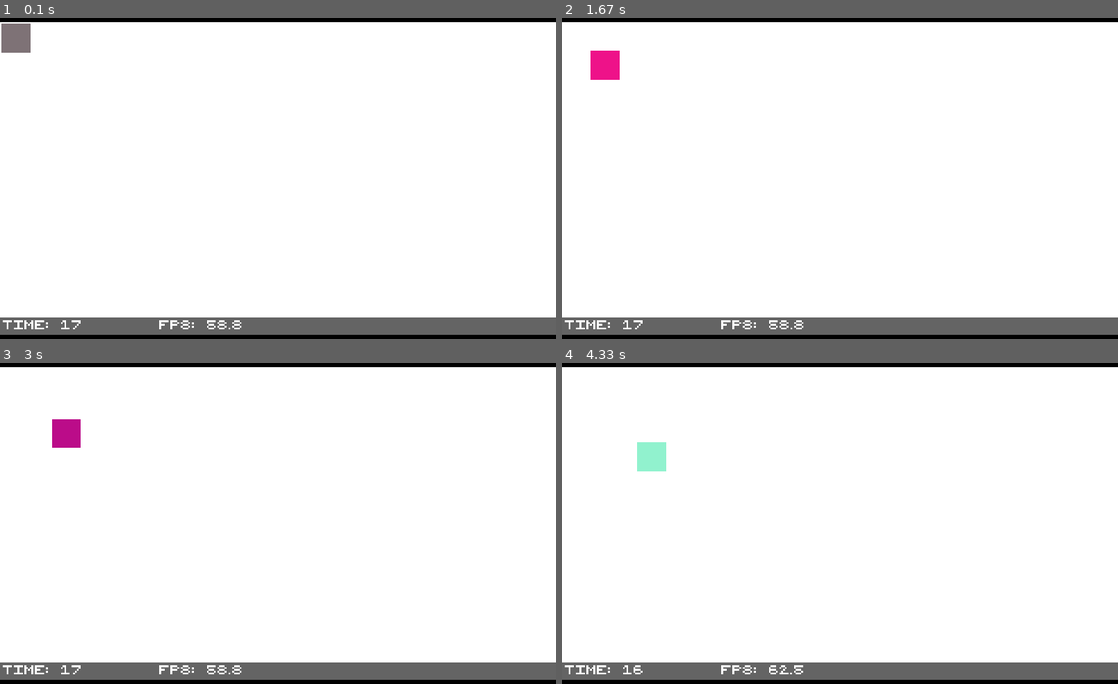
Above: before the commit, frames 1-4 (two rows, left to right).
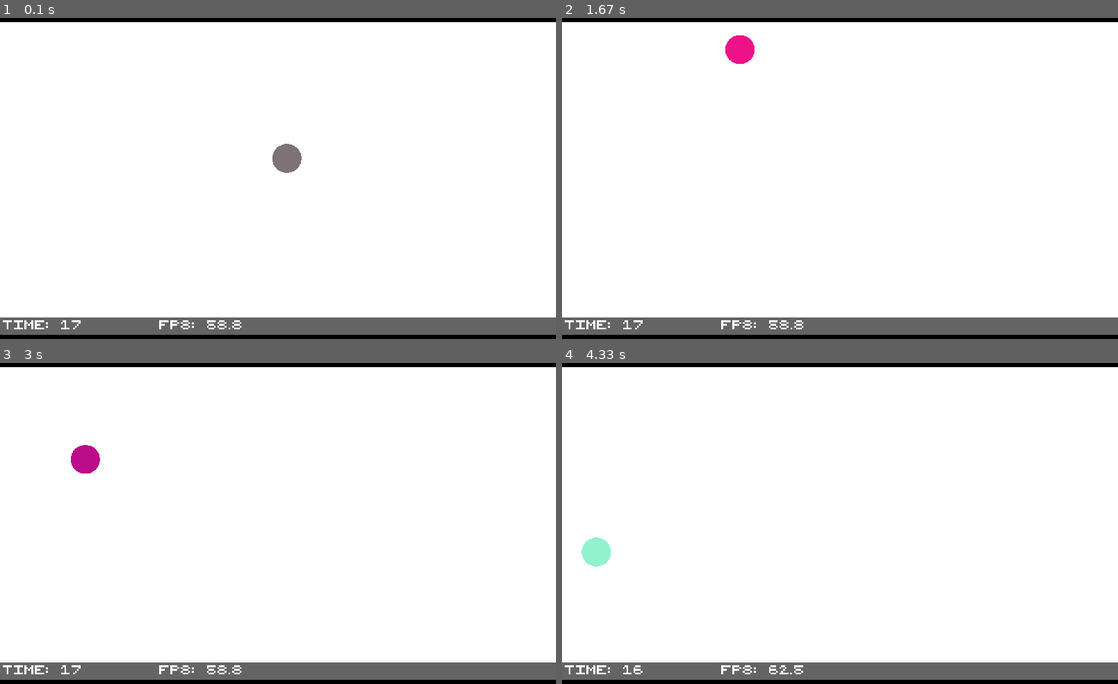
Above: after the commit, the same moments.

Repository: 648trindade/pygame-engine-gamejam
Game: pygame game, started from src/main.py
Two runs of this game, one before a commit and one after it. Both use one fixed random seed, a clock stepped at 60 frames per second and the inputs below.
Inputs:
- Up to frame 1 (0.1 s): no input
- Up to frame 2 (1.67 s): no input
- Up to frame 3 (3 s): no input
- Up to frame 4 (4.33 s): no input

The runs differ from the first frame. In frame 1, 0.8% of the frame differs, in the area x 0-55%, y 1-49%; in frame 2, 0.9%, in the area x 5-35%, y 5-20%; in frame 3, 0.8%; in frame 4, 0.8%.

Commit message:
collision system

Diff:
--- a/src/MyCube.py
+++ b/src/MyCube.py
@@ -2,36 +2,61 @@
 from random import randrange
 from engine.GameObject import GameObject
 from engine.Point import Point
+
+#GRAVITY = 100
+#INITIAL_VEL = -200
 
 class MyCube(GameObject):
 
     def __init__(self, game_data):
         GameObject.__init__(self, None)
 
-        self.dest = Rect(0,0,100,100)
-        self.vel  = Point(1,1)
-        self._layer = 1
-
         self.system = game_data['system']
         self.screen_size = game_data['screen_size']
         self.color = Color(127, 127, 127)
 
+        self.dest = Rect(self.system.camera.centerx, self.system.camera.centery-100, 100, 100)
+        self.vel  = Point(randrange(-10,11), randrange(-10,11))
+        self.position = Point(self.dest.topleft)
+        self._layer = 1
+
+    def bounce(self, value):
+        pass
+
     def update(self):
         self.dest += self.vel
-        if not self.system.camera.contains(self.dest):
-            if self.dest.left < self.system.camera.left:
-                self.vel.x = 1
-            elif self.dest.right > self.system.camera.right:
-                self.vel.x = -1
+        if self.dest.left not in range(0, self.system.camera.right - self.dest.width):
+            self.vel.x *= -1
 
-            if self.dest.top < self.system.camera.top:
-                self.vel.y = 1
-            elif self.dest.bottom > self.system.camera.bottom:
-                self.vel.y = -1
+        if self.dest.top not in range(0, self.system.camera.bottom - self.dest.height):
+            self.vel.y *= -1
+
+        # s = s0 + v0t + at²/2
+        # t = self.system.delta_time / 1000
+        # a = Point(0, GRAVITY)
+        # v0t = self.vel * t
+        # at2 = a * ((t ** 2) / 2)
+        # self.position += v0t + at2
+        # self.dest.topleft = self.position.int()
+        #
+        # self.vel += a * t
+        #
+        #
+        # if (self.dest.bottom > self.system.camera.centery):
+        #     self.dest.bottom = self.system.camera.centery
+        #     old = self.vel
+        #     self.vel *= 0.9
+        #     self.vel.y *= -1
+        #     print(old, '->', self.vel)
 
         self.color.r = (self.color.r + randrange(-10, 11)) % 256
         self.color.g = (self.color.g + randrange(-10, 11)) % 256
         self.color.b = (self.color.b + randrange(-10, 11)) % 256
 
     def render(self):
-        self.system.draw_geom("box", rect=self.dest, color=self.color)
+        self.system.draw_geom("filled_circle", x=self.dest.centerx,
+                              y=self.dest.centery, r=self.dest.w // 2,
+                              color=self.color)
+
+    def on_collision(self, other_go):
+        print("Colisao com", other_go)
--- a/src/engine/GameObject.py
+++ b/src/engine/GameObject.py
@@ -8,12 +8,23 @@
         Sprite.__init__(self, groups)
 
         self.image = name
-        self.rect = Rect(0,0,0,0)
+        self.dest = Rect(0,0,0,0)
         self.src = Rect(0,0,0,0)
         self.fixed = False
+        self.tags = list()
 
     def update(self):
         pass
 
     def render(self):
         pass
+
+    def has_tag(self, tag):
+        return tag in self.tags
+
+    def on_collision(self, other_go):
+        pass
+
+    @property
+    def rect(self):
+        return self.dest
--- a/src/engine/Scene.py
+++ b/src/engine/Scene.py
@@ -1,3 +1,4 @@
+from pygame.sprite import spritecollide
 from engine.LayeredUpdates import LayeredUpdates
 
 class Scene:
@@ -64,6 +65,12 @@
 
     def update(self):
         for go in self.game_objects:
+            collisions = spritecollide(go, self.layers, False)
+            collisions.remove(go)
+            for go_collided in collisions:
+                go.on_collision(go_collided)
+
+        for go in self.game_objects:
             go.update()
 
     def render(self):
--- a/src/engine/System.py
+++ b/src/engine/System.py
@@ -10,7 +10,7 @@
 # tamanho fake da tela. Todos os objetos pensam que a tela tem esse tamanho
 SCREEN_SIZE = Point(1920, 1080)
 GAME_NAME = "Jogo"
-GAME_DIR = os.path.dirname(os.path.abspath(sys.argv[0]))
+GAME_DIR = os.path.dirname(os.path.abspath(sys.argv[0])) + "/../"
 WHITE_COLOR = (255, 255, 255)
 
 
@@ -200,11 +200,12 @@
                 return
         # se os retangulos de origem e destino tem tamanhos diferentes,
         #  redimensiona a imagem para o tamanho de destino
-        if src and src.size != dest.size:
+        if src and (Point(src.size) != Point(dest.size)):
             texture = pygame.transform.scale(texture, dest.size)
         self.screen.blit(texture, dest, area=src)
 
-    def draw_font(self, text, font_name, size, destination, color=WHITE_COLOR, centered=True, fixed=False):
+    def draw_font(self, text, font_name, size, destination, color=WHITE_COLOR,
+                  centered=True, fixed=False):
         """
         Renderiza um texto e desenha na tela. Possui suporte para renderização
          independente da posição da câmera, como é o caso de menus.
--- a/src/engine/managers/Font.py
+++ b/src/engine/managers/Font.py
@@ -2,7 +2,7 @@
 from os import listdir
 from pygame import freetype
 
-FONTS_PATH = "/../etc/font/"
+FONTS_PATH = "etc/font/"
 
 class Font:
 
--- a/src/engine/managers/Texture.py
+++ b/src/engine/managers/Texture.py
@@ -2,7 +2,7 @@
 from os import listdir
 from pygame import image
 
-TEXTURE_PATH = "/etc/img/"
+TEXTURE_PATH = "etc/img/"
 SHARED_FOLDER = "shared/"
 FORMATS_SUPPORTED = ("png", "bmp", "jpg")
 
